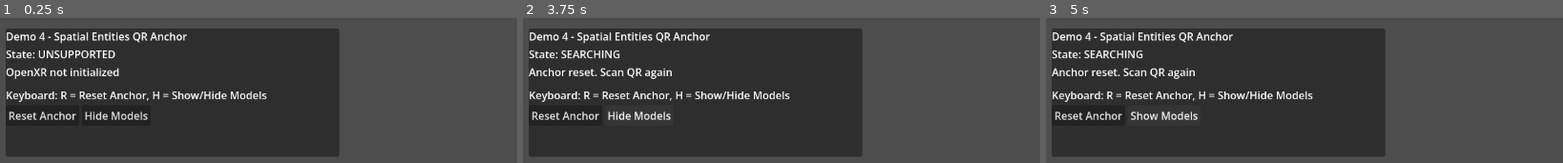
Above: before the commit, frames 1-3 (left to right).
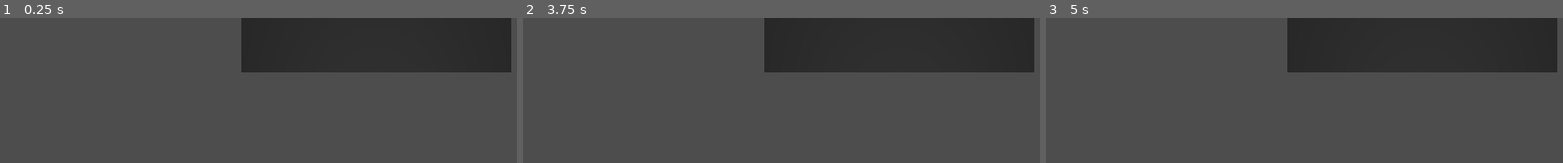
Above: after the commit, the same moments.

Repository: ECTRLSOLUTIONS/open-xr
Game: Godot game, scene res://demos/step_4_spatial_entities/main_spatial_entities.tscn
The game is run twice, just before and just after one commit, with the same random seed, the same clock (stepped at 60 frames per second) and the same inputs. This scene is started directly instead of the project's main scene.
Inputs (mouse positions are in pixels of both pictures, inside the frame that each line leads up to):
- Up to frame 1 (0.25 s): no input
- Up to frame 2 (3.75 s): click (564, 115) at 0.5 s, where only the run before the commit has a clickable "Reset Anchor"; click (636, 115) at 1.25 s, where only the run before the commit has a clickable "Hide Models"; click (636, 115) at 2 s, where only the run before the commit has a clickable "Hide Models"; click (636, 115) at 2.75 s, where only the run before the commit has a clickable "Hide Models"; tap Enter (ui_accept) at 3.5 s; tap R at 3.6 s
- Up to frame 3 (5 s): tap Enter (ui_accept) at 3.77 s; tap H at 3.8 s; click (1164, 115) at 4.25 s, where only the run before the commit has a clickable "Show Models"

The runs differ from the first frame. In frame 1, 63% of the frame differs, in the area x 1-99%, y 0-96%; in frame 2, 62%; in frame 3, 62%.

Commit message:
update demo 4 with signage

Diff:
--- a/demos/step_4_spatial_entities/main_spatial_entities.gd
+++ b/demos/step_4_spatial_entities/main_spatial_entities.gd
@@ -11,14 +11,10 @@
 const TRACKING_LOST_TIMEOUT_SEC := 3.0
 
 @onready var qr_manager: QRSpatialManager = $QRSpatialManager
-@onready var status_label: Label = get_node_or_null("CanvasLayer/Panel/VBox/Status")
-@onready var details_label: Label = get_node_or_null("CanvasLayer/Panel/VBox/Details")
-@onready var reset_button: Button = get_node_or_null("CanvasLayer/Panel/VBox/Buttons/ResetAnchor")
-@onready var toggle_button: Button = get_node_or_null("CanvasLayer/Panel/VBox/Buttons/ToggleModels")
+@onready var instruction_sign: Node3D = get_node_or_null("InstructionSign")
 
 var _state: DemoState = DemoState.SEARCHING
 var _lost_since_sec := -1.0
-var _models_visible := true
 
 func _ready() -> void:
 	var xr_interface := XRServer.find_interface("OpenXR")
@@ -37,10 +33,8 @@
 	qr_manager.marker_anchor_removed.connect(_on_marker_anchor_removed)
 	qr_manager.marker_tracker_detected.connect(_on_marker_tracker_detected)
 
-	if reset_button:
-		reset_button.pressed.connect(_on_reset_anchor_pressed)
-	if toggle_button:
-		toggle_button.pressed.connect(_on_toggle_models_pressed)
+	if instruction_sign:
+		instruction_sign.visible = true
 
 	_set_state(DemoState.SEARCHING, "Point headset camera to a printed QR code")
 
@@ -50,17 +44,10 @@
 		if elapsed >= TRACKING_LOST_TIMEOUT_SEC:
 			_set_state(DemoState.SEARCHING, "Tracking timeout. Scan the QR code again")
 
-func _unhandled_input(event: InputEvent) -> void:
-	if event is InputEventKey and event.pressed and not event.echo:
-		if event.keycode == KEY_R:
-			_on_reset_anchor_pressed()
-		elif event.keycode == KEY_H:
-			_on_toggle_models_pressed()
-
 func _on_marker_anchor_added(_anchor: XRAnchor3D, _tracker_name: StringName) -> void:
 	_lost_since_sec = -1.0
+	_hide_instruction_sign()
 	_set_state(DemoState.ANCHORED, "Marker anchored. Sphere and cube attached to QR")
-	qr_manager.set_models_visible(_models_visible)
 
 func _on_marker_anchor_removed(_tracker_name: StringName) -> void:
 	if qr_manager.get_active_marker_count() > 0:
@@ -76,39 +63,15 @@
 		info = marker_data
 	elif typeof(marker_data) == TYPE_PACKED_BYTE_ARRAY:
 		info = marker_data.hex_encode()
+	_hide_instruction_sign()
 	_set_state(DemoState.DETECTED, "Marker detected: %s" % info)
 
-func _on_reset_anchor_pressed() -> void:
-	qr_manager.reset_marker_anchors()
-	_lost_since_sec = -1.0
-	_set_state(DemoState.SEARCHING, "Anchor reset. Scan QR again")
+func _hide_instruction_sign() -> void:
+	if instruction_sign:
+		instruction_sign.visible = false
 
-func _on_toggle_models_pressed() -> void:
-	_models_visible = not _models_visible
-	qr_manager.set_models_visible(_models_visible)
-	if toggle_button:
-		toggle_button.text = "Hide Models" if _models_visible else "Show Models"
-
-func _set_state(new_state: DemoState, detail: String = "") -> void:
+func _set_state(new_state: DemoState, _detail: String = "") -> void:
 	_state = new_state
-	match _state:
-		DemoState.SEARCHING:
-			if status_label:
-				status_label.text = "State: SEARCHING"
-		DemoState.DETECTED:
-			if status_label:
-				status_label.text = "State: DETECTED"
-		DemoState.ANCHORED:
-			if status_label:
-				status_label.text = "State: ANCHORED"
-		DemoState.TRACKING_LOST:
-			if status_label:
-				status_label.text = "State: TRACKING LOST"
-		DemoState.UNSUPPORTED:
-			if status_label:
-				status_label.text = "State: UNSUPPORTED"
-	if detail != "" and details_label:
-		details_label.text = detail
 
 func _setup_passthrough(xr: XRInterface) -> void:
 	if XRInterface.XR_ENV_BLEND_MODE_ALPHA_BLEND in xr.get_supported_environment_blend_modes():
--- a/demos/step_4_spatial_entities/main_spatial_entities.tscn
+++ b/demos/step_4_spatial_entities/main_spatial_entities.tscn
@@ -7,6 +7,14 @@
 
 [sub_resource type="Environment" id="Environment_transparent"]
 ambient_light_energy = 0.1
+
+[sub_resource type="StandardMaterial3D" id="StandardMaterial3D_sign"]
+albedo_color = Color(0.08, 0.08, 0.08, 0.88)
+transparency = 1
+roughness = 0.6
+
+[sub_resource type="QuadMesh" id="QuadMesh_sign"]
+size = Vector2(1.35, 0.7)
 
 [node name="XROrigin3D" type="XROrigin3D" unique_id=681490783]
 script = ExtResource("1_kbw0m")
@@ -25,47 +33,18 @@
 script = ExtResource("2_u1d3g")
 marker_tracker_scene = ExtResource("3_ef1xq")
 
-[node name="CanvasLayer" type="CanvasLayer" parent="." unique_id=954538889]
+[node name="InstructionSign" type="Node3D" parent="." unique_id=954538889]
+transform = Transform3D(1, 0, 0, 0, 1, 0, 0, 0, 1, 0, 1.15, -1)
 
-[node name="Panel" type="PanelContainer" parent="CanvasLayer" unique_id=1623573888]
-offset_left = 16.0
-offset_top = 16.0
-offset_right = 520.0
-offset_bottom = 210.0
+[node name="SignBoard" type="MeshInstance3D" parent="InstructionSign" unique_id=1623573888]
+material_override = SubResource("StandardMaterial3D_sign")
+cast_shadow = 0
+mesh = SubResource("QuadMesh_sign")
 
-[node name="VBox" type="VBoxContainer" parent="CanvasLayer/Panel" unique_id=516561685]
-layout_mode = 2
-
-[node name="Title" type="Label" parent="CanvasLayer/Panel/VBox" unique_id=1283601606]
-layout_mode = 2
-text = "Demo 4 - Spatial Entities QR Anchor"
-
-[node name="Status" type="Label" parent="CanvasLayer/Panel/VBox" unique_id=1231409754]
-layout_mode = 2
-text = "State: SEARCHING"
-
-[node name="Details" type="Label" parent="CanvasLayer/Panel/VBox" unique_id=535341676]
-layout_mode = 2
-text = "Point headset camera to a printed QR code"
-autowrap_mode = 3
-
-[node name="Spacer" type="HSeparator" parent="CanvasLayer/Panel/VBox" unique_id=1340001977]
-layout_mode = 2
-
-[node name="Help" type="Label" parent="CanvasLayer/Panel/VBox" unique_id=1151048733]
-layout_mode = 2
-text = "Keyboard: R = Reset Anchor, H = Show/Hide Models"
-
-[node name="Buttons" type="HBoxContainer" parent="CanvasLayer/Panel/VBox" unique_id=867764576]
-layout_mode = 2
-
-[node name="ResetAnchor" type="Button" parent="CanvasLayer/Panel/VBox/Buttons" unique_id=1164005374]
-layout_mode = 2
-text = "Reset Anchor"
-
-[node name="ToggleModels" type="Button" parent="CanvasLayer/Panel/VBox/Buttons" unique_id=1611763415]
-layout_mode = 2
-text = "Hide Models"
+[node name="InstructionLabel" type="Label3D" parent="InstructionSign" unique_id=516561685]
+transform = Transform3D(1, 0, 0, 0, 1, 0, 0, 0, 1, -0.45, 0.08, 0.02)
+pixel_size = 0.0016
+text = "Inquadra un QRCode con la camera del visore.\nQuando rilevato, il cartello sparisce."
 
 [node name="BackToMenuButton" parent="." unique_id=148657571 instance=ExtResource("4_tyxgo")]
 transform = Transform3D(-4.371139e-08, 0, -1, 0, 1, 0, 1, 0, -4.371139e-08, 1.0851812, 1.0638323, 0)
--- a/scenes/back_to_menu_button.tscn
+++ b/scenes/back_to_menu_button.tscn
@@ -10,7 +10,7 @@
 roughness = 0.45
 
 [sub_resource type="BoxMesh" id="BoxMesh_button"]
-size = Vector3(0.6, 0.2, 0.02)
+size = Vector3(0.8, 0.2, 0.02)
 
 [node name="BackToMenuButton" type="Node3D" unique_id=2006466573]
 script = ExtResource("1_chggs")
Not shown, changed: demos/step_4_spatial_entities/README.md
